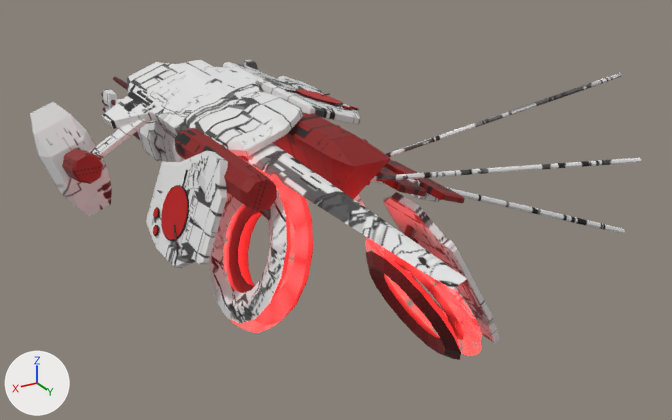
The glTF model gfx/ship3d/Sting/sting.gltf: old version first, new version second.
One viewpoint serves both versions: a 50 mm lens placed at (5.24, 10.12, 4.25), pointed at (-0.75, 0.15, -0.74). The axes (+X, +Y, +Z) are drawn at lower left. The lights are the same throughout. Where no turn or scale is listed for an object, it has been applied to the vertices. Vertices at the same position are counted once.

Names of what the first picture shows: 'base_glow', 'glow'.
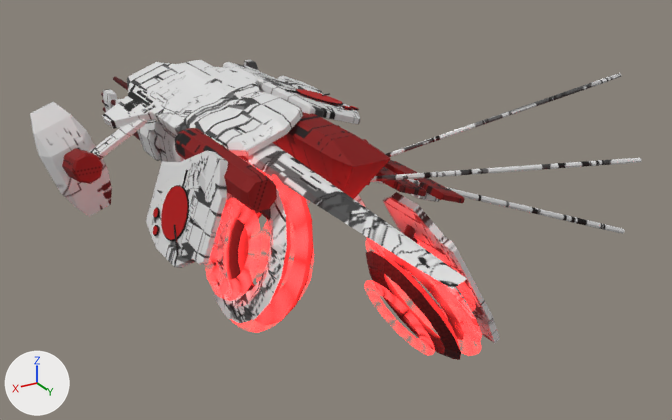
Boxes [x1, y1, x2, y2] around the edits, measured in the pictures (672 x 420 px):
'glow', reshaped (7% wider)
    before: [224, 169, 481, 355]
    after: [207, 169, 481, 355]
part 1 of me_glow, added (red)
    after: [207, 198, 262, 301]
part 2 of me_glow, added
    after: [417, 241, 476, 310]
part 3 of me_glow, added
    after: [257, 222, 314, 301]
part 4 of me_glow, added (red)
    after: [364, 280, 435, 355]

Diff of the bpy script that builds the scene:
```diff
--- a/gfx/ship3d/Sting/sting.gltf.py
+++ b/gfx/ship3d/Sting/sting.gltf.py
@@ me_glow @@
 me_glow.from_pydata(...)  # 768 vertices, 1536 faces; spans x -2.33..0.36, y -1.0..1.62, z -1.61..0.86
 # used by ob_glow; location = (1.14, 1.57, -0.28)
+# me_glow part 1: the loose piece of 384 vertices spanning x -0.36..0.36, y -1.0..1.0, z -0.86..0.86 is copied, and the copy is scaled about its middle by 0.614, then moved by (0.31, 0.0, 0.08); it spans x 0.09..0.53, y -0.61..0.61, z -0.45..0.61
+# me_glow part 2: the loose piece of 384 vertices spanning x -2.33..-1.37, y -0.37..1.62, z -1.61..0.0 is copied, and the copy is scaled about its middle by 0.614, then moved by (-0.29, -0.04, 0.17); it spans x -2.43..-1.84, y -0.03..1.2, z -1.13..-0.15
+# me_glow part 3: the loose piece of 384 vertices spanning x -0.36..0.36, y -1.0..1.0, z -0.86..0.86 is copied, and the copy is scaled about its middle by 0.614, then moved by (-0.32, 0.0, -0.21); it spans x -0.54..-0.1, y -0.61..0.61, z -0.74..0.32
+# me_glow part 4: the loose piece of 384 vertices spanning x -2.33..-1.37, y -0.37..1.62, z -1.61..0.0 is copied, and the copy is scaled about its middle by 0.614, then moved by (0.34, 0.03, -0.2); it spans x -1.8..-1.21, y 0.04..1.27, z -1.5..-0.51
 me_glow.materials.append(mat_engine_glow_zalek_drone)
```
